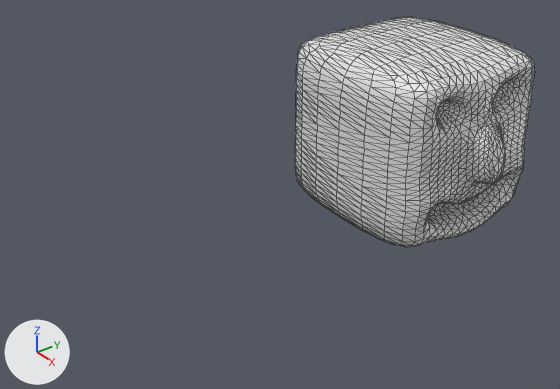
Two versions of the Blender file face.blend, one commit apart.
Before and after are seen from a camera (50 mm lens) standing at (5.43, -5.81, 3.44) and looking at (0.07, -1.79, -0.23). Lighting does not change. The marker at lower left points along +X, +Y and +Z. Mesh edges are drawn as thin lines.

Before the edit, the objects in view are built like this:
```python
me_cube = bpy.data.meshes.new('Cube')
me_cube.from_pydata(...)  # 110 vertices, 99 faces; spans x -1.0..1.33, y -1.0..1.0, z -1.0..1.0
me_cube.materials.append(mat_material)  # white #e7e7e7
ob_cube = bpy.data.objects.new('Cube', me_cube)
ob_cube.location = (0.0, 0.0, 0.0)
_m = ob_cube.modifiers.new('Subdivision', 'SUBSURF')
_m.levels = 2
_m = ob_cube.modifiers.new('Triangulate', 'TRIANGULATE')
```
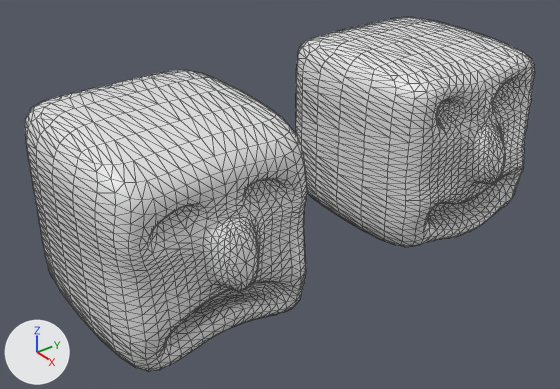
What differs and where, as boxes (x1, y1, x2, y2) in the pictures (560 x 389 px):
'Cube.001', added
    after: (25, 70, 307, 371)

The change, as a diff of the scene's bpy script:
```diff
--- a/face.blend.py
+++ b/face.blend.py
@@ mat_material_001 @@
+mat_material_001 = principled_material('Material.001')
+mat_material_001.base_color = (0.8, 0.8, 0.8)  # white #e7e7e7
+mat_material_001.roughness = 0.4
@@ me_cube_001 @@
+me_cube_001.from_pydata(...)  # 110 vertices, 99 faces; spans x -1.0..1.33, y -1.0..1.0, z -1.0..1.0
+me_cube_001.polygons.foreach_set('use_smooth', [True] * 99)
+me_cube_001.materials.append(mat_material_001)  # white #e7e7e7
@@ ob_cube_001 @@
+ob_cube_001 = bpy.data.objects.new('Cube.001', me_cube_001)
+ob_cube_001.location = (0.0, -3.0, 0.0)
+_m = ob_cube_001.modifiers.new('Subdivision', 'SUBSURF')
+_m.levels = 2
+_m = ob_cube_001.modifiers.new('Triangulate', 'TRIANGULATE')
```
